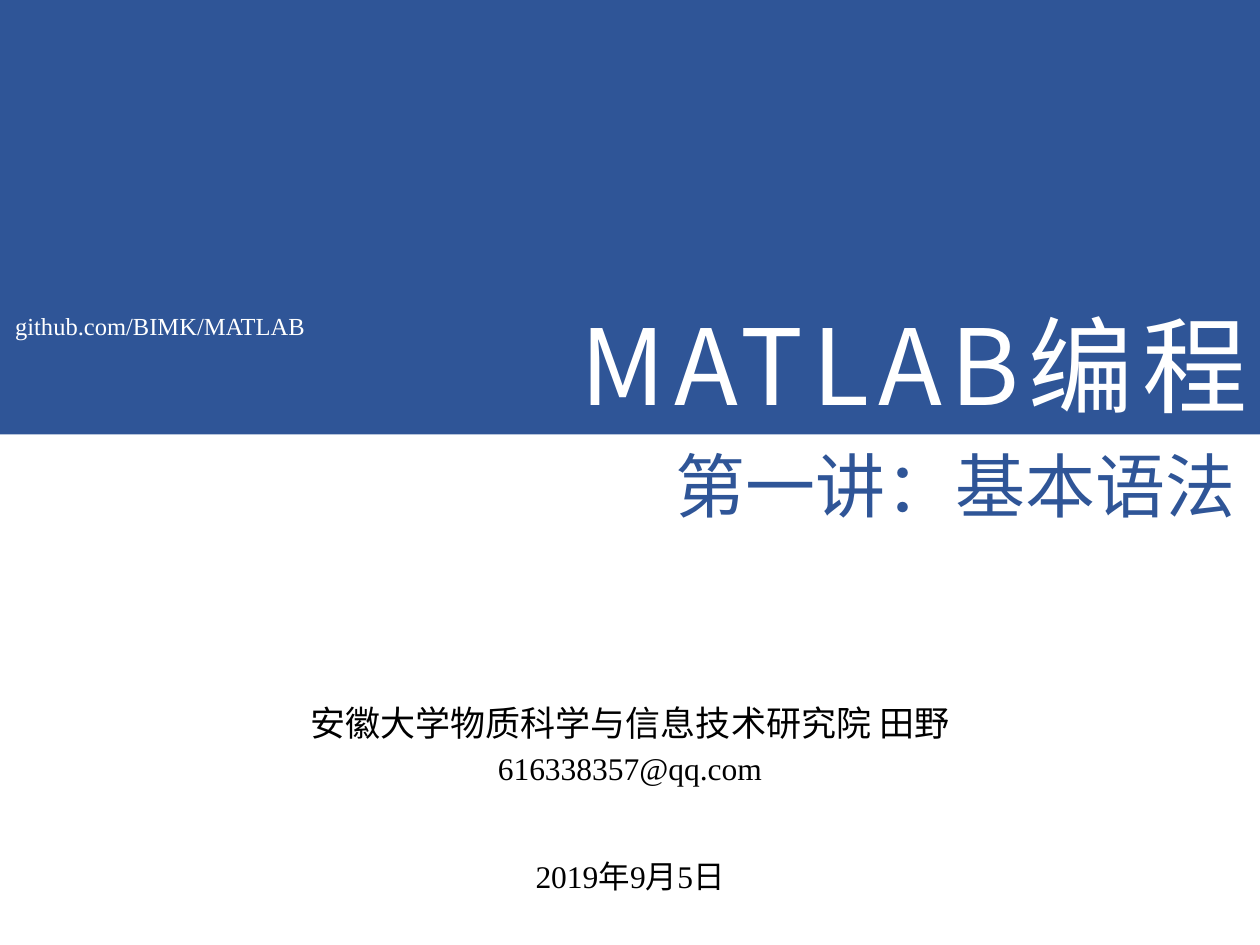
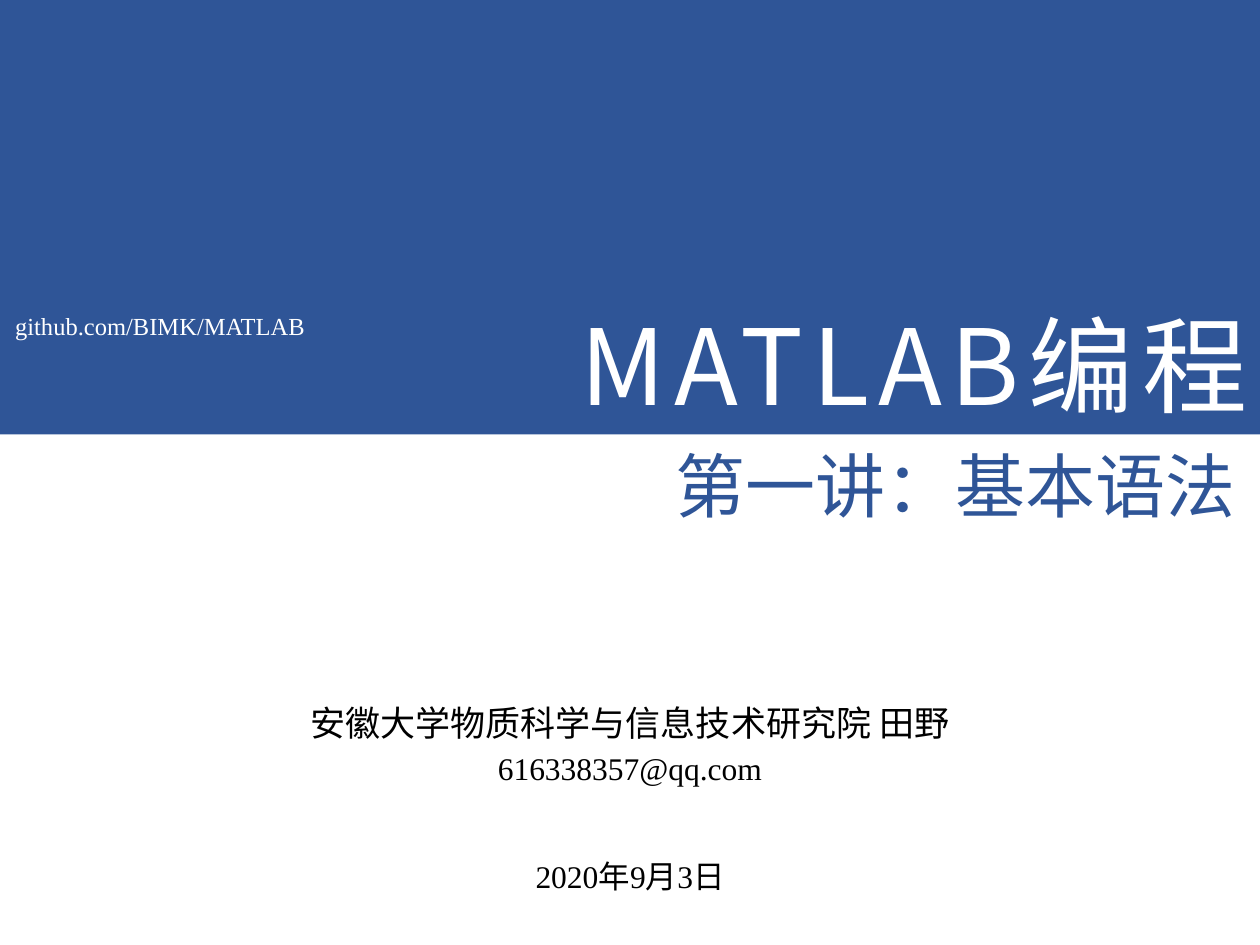
Before and after one commit to BIMK/MATLAB, a slide deck: slide 1 of slides/第1讲.pptx. Drawn at 1260x945 pixels with LibreOffice and Linux fonts; fonts in the diff are those of the drawing; background and template pictures are left out. Boxes give left, top, right and bottom in pixels: in the first picture for what was removed or moved away, otherwise in the second. Text is boxed around its words. In the diff, an @@ line names an element or a change of style, - is before the commit and + after.

```diff
--- a/slides/第1讲.pptx
+++ b/slides/第1讲.pptx
@@ text at [536, 864, 725, 891]: text changed @@
-2019年9月5日
+2020年9月3日
```
Also in this commit, not shown: 1 slide added, 7 other files.
